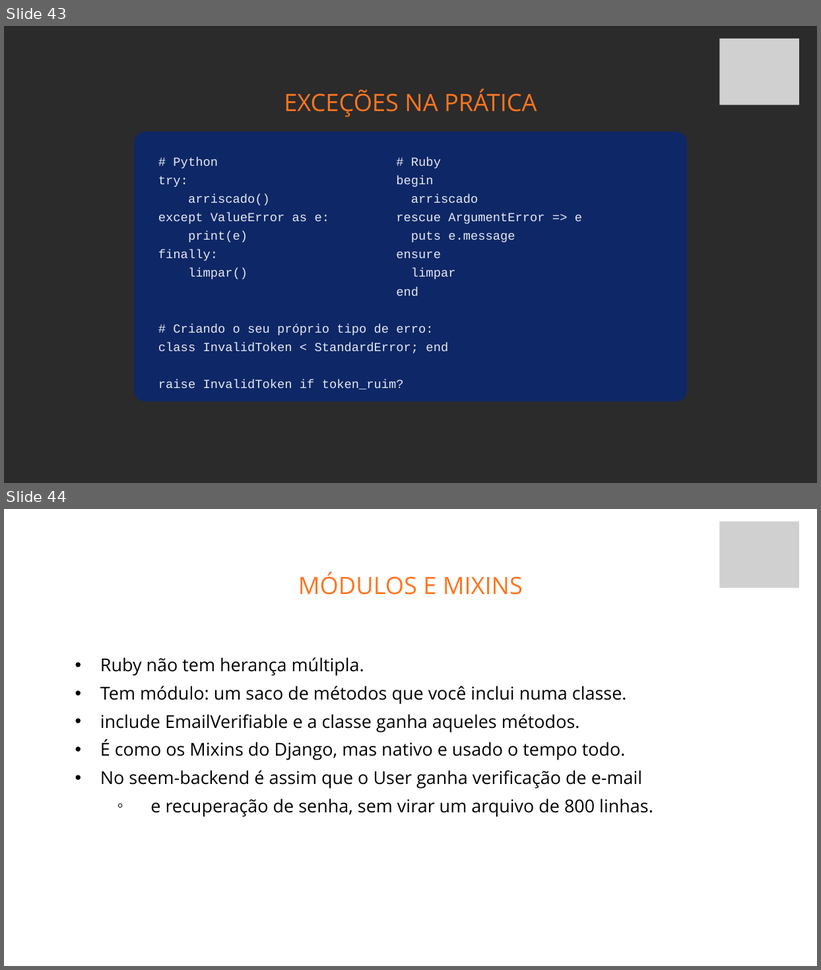
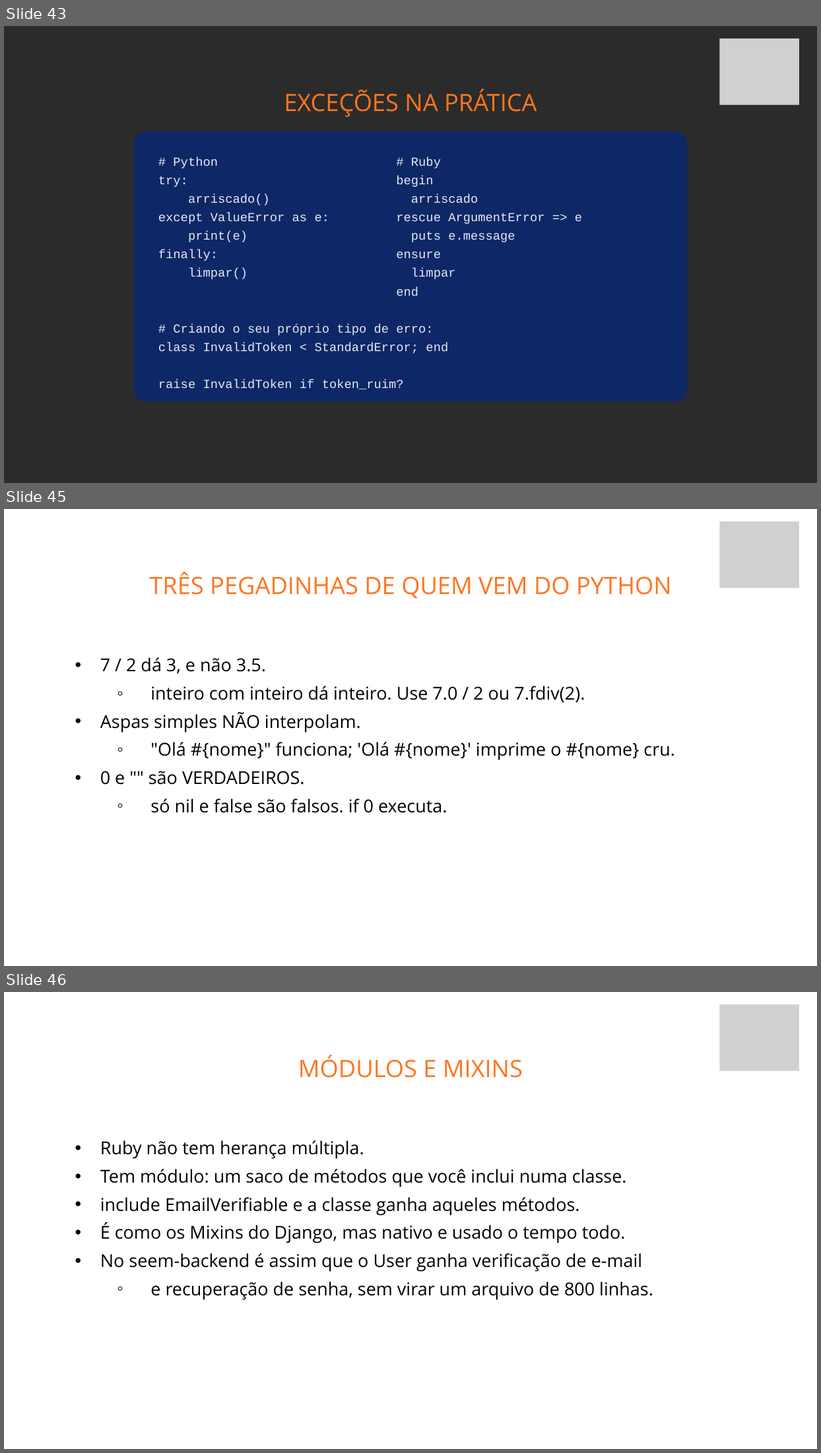
Before and after one commit to fabriciosiqueira08/capacitacao-gabarito, a slide deck: slides/build/aula-01-fundamentos-de-back-end.pptx. Shown one above the other, each under a label of ours: slides 43 and 44 before the commit, slides 43, 45 and 46 after it; the slides between them are not shown. The pictures are 821x970 and 821x1453 pixels, drawn with LibreOffice and Linux fonts; fonts in the diff are those of the drawing; grey boxes stand for pictures; background and template pictures are left out; a plain dark background stands for a picture behind light text. Boxes give left, top, right and bottom in pixels: in the first picture for what was removed or moved away, otherwise in the second. Text is boxed around its words. In the diff, an @@ line names an element or a change of style, - is before the commit and + after.

```diff
--- a/slides/build/aula-01-fundamentos-de-back-end.pptx
+++ b/slides/build/aula-01-fundamentos-de-back-end.pptx
@@ slide 45 added at (4,509,817,966), background picture (left out) @@
@@ picture added at (719,522,799,588) @@
@@ text added at (149,572,672,598), 42.4 pt, text #FF751F @@
+TRÊS PEGADINHAS DE QUEM VEM DO PYTHON
@@ text added at (100,657,675,813), 31.6 pt, text #000000 @@
+  • 7 / 2 dá 3, e não 3.5.
+    ◦ inteiro com inteiro dá inteiro. Use 7.0 / 2 ou 7.fdiv(2).
+  • Aspas simples NÃO interpolam.
+    ◦ "Olá #{nome}" funciona; 'Olá #{nome}' imprime o #{nome} cru.
+  • 0 e "" são VERDADEIROS.
+    ◦ só nil e false são falsos. if 0 executa.
@@ what was slide 44 is now slide 46 @@
```
Also in this commit, not shown: 1 other slide added, 24 other files.
